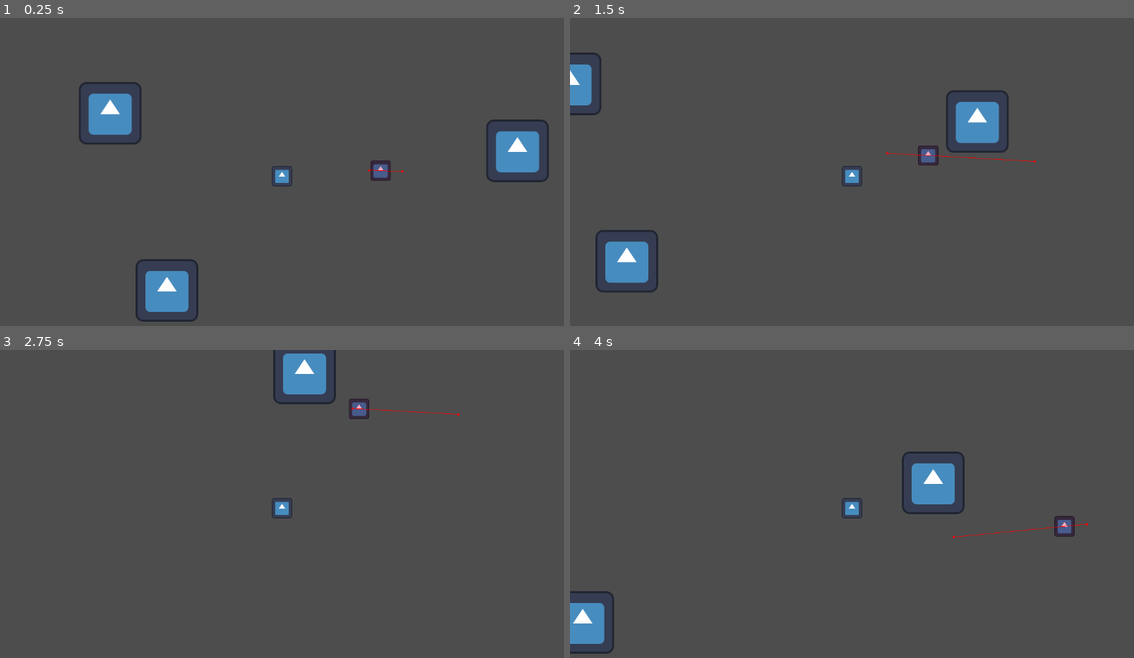
Above: before the commit, frames 1-4 (two rows, left to right).
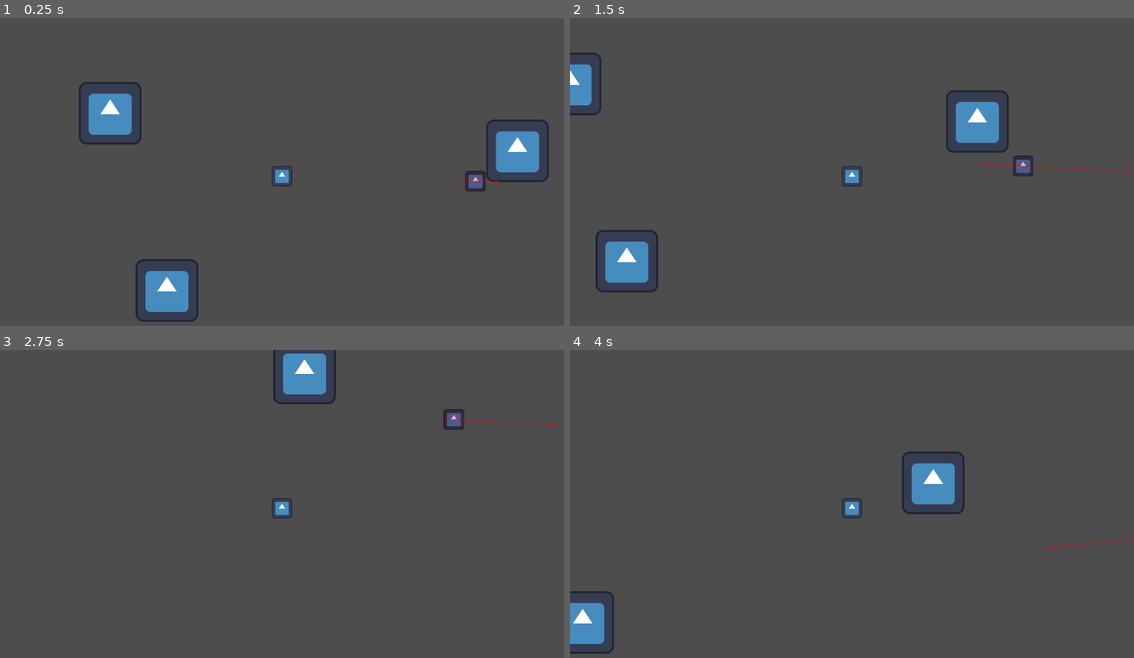
Above: after the commit, the same moments.

Repository: Wisteria-W/Inducktrination
Game: Godot game, scene res://Scenes/world_test.tscn
Same seed, same stepped clock (60 frames per second), same inputs: the game is played once before the commit and once after it. The engine's default icon, where the game draws it, is replaced by a stand-in: a white triangle on a blue panel in a dark square.
Inputs:
- Up to frame 1 (0.25 s): no input
- Up to frame 2 (1.5 s): hold D (Right) 0.53-1.28 s; hold S (Down) from 1.28 s (still down)
- Up to frame 3 (2.75 s): release S (Down) at 2.03 s; hold D (Right) from 2.03 s (still down)
- Up to frame 4 (4 s): release D (Right) at 2.78 s; hold W (Up) 2.78-3.53 s; hold A (Left) from 3.53 s (still down)

The runs differ from the first frame. In frame 1, 0.5% of the frame differs, in the area x 65-89%, y 46-57%; in frame 2, 0.6%, in the area x 56-100%, y 41-52%; in frame 3, 0.6%; in frame 4, 0.3%.

Commit message:
[ADD] Player Duck detection

Diff:
--- a/Prefabs/Duck.tscn
+++ b/Prefabs/Duck.tscn
@@ -1,10 +1,14 @@
-[gd_scene load_steps=4 format=3 uid="uid://7f0acq7mkijg"]
+[gd_scene load_steps=6 format=3 uid="uid://7f0acq7mkijg"]
 
 [ext_resource type="Script" path="res://Scripts/DuckMovement.gd" id="1_uc325"]
 [ext_resource type="Texture2D" uid="uid://bd8cmyjcsg1jr" path="res://icon.svg" id="2_42wn0"]
+[ext_resource type="Script" path="res://Scripts/PlayerDetectionArea.gd" id="3_rduke"]
 
 [sub_resource type="RectangleShape2D" id="RectangleShape2D_sfe1c"]
 size = Vector2(40, 40)
+
+[sub_resource type="CircleShape2D" id="CircleShape2D_bh0ay"]
+radius = 222.0
 
 [node name="Duck" type="CharacterBody2D" node_paths=PackedStringArray("nav_agent")]
 script = ExtResource("1_uc325")
@@ -21,3 +25,15 @@
 
 [node name="NavigationAgent2D" type="NavigationAgent2D" parent="."]
 debug_enabled = true
+
+[node name="PlayerDetectionArea" type="Area2D" parent="." node_paths=PackedStringArray("duck_stats")]
+collision_layer = 3
+collision_mask = 3
+script = ExtResource("3_rduke")
+duck_stats = NodePath("..")
+
+[node name="CollisionShape2D" type="CollisionShape2D" parent="PlayerDetectionArea"]
+shape = SubResource("CircleShape2D_bh0ay")
+debug_color = Color(0.973271, 0, 0.435174, 0.42)
+
+[connection signal="body_entered" from="PlayerDetectionArea" to="PlayerDetectionArea" method="_body_entered"]
--- a/Scenes/world_test.tscn
+++ b/Scenes/world_test.tscn
@@ -13,7 +13,7 @@
 [node name="Node2D" type="Node2D"]
 
 [node name="Duck" parent="." instance=ExtResource("1_riuji")]
-position = Vector2(158.201, 5.32437)
+position = Vector2(352, 27)
 
 [node name="Player" parent="." instance=ExtResource("2_5bk1r")]
 
--- /dev/null
+++ b/Scripts/PlayerDetectionArea.gd
@@ -0,0 +1,9 @@
+extends Area2D
+
+@export var duck_stats : CharacterBody2D
+
+
+func _body_entered(body):
+	if "Player" in body.get_groups():
+		duck_stats.is_agro = true
+	pass
